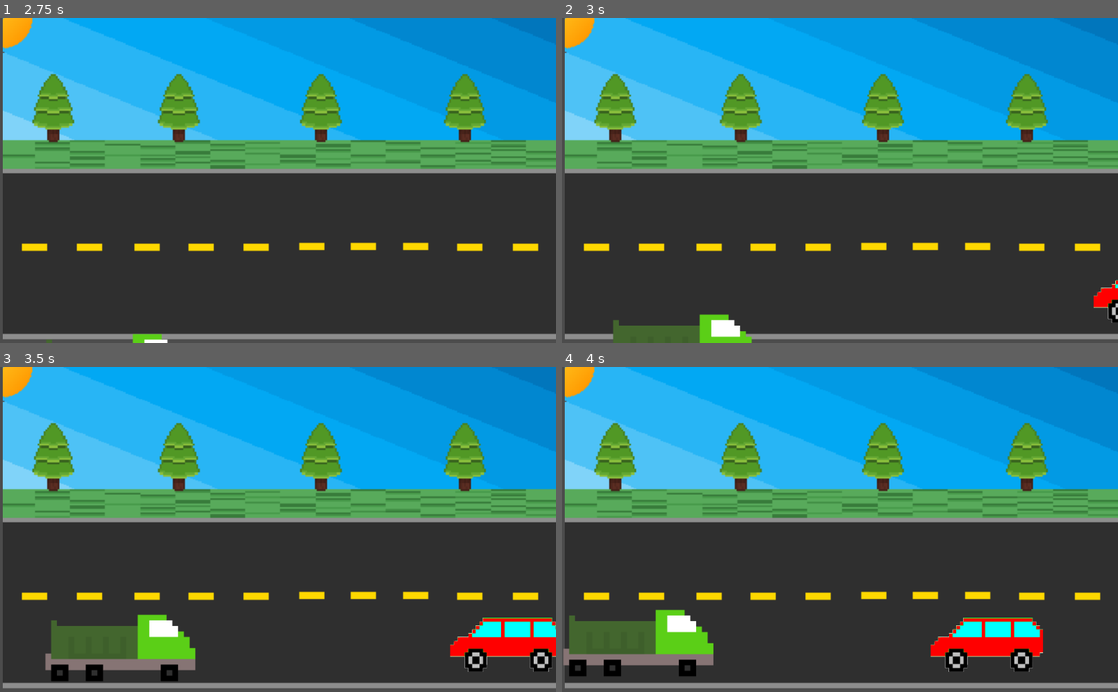
Above: before the commit, frames 1-4 (two rows, left to right).
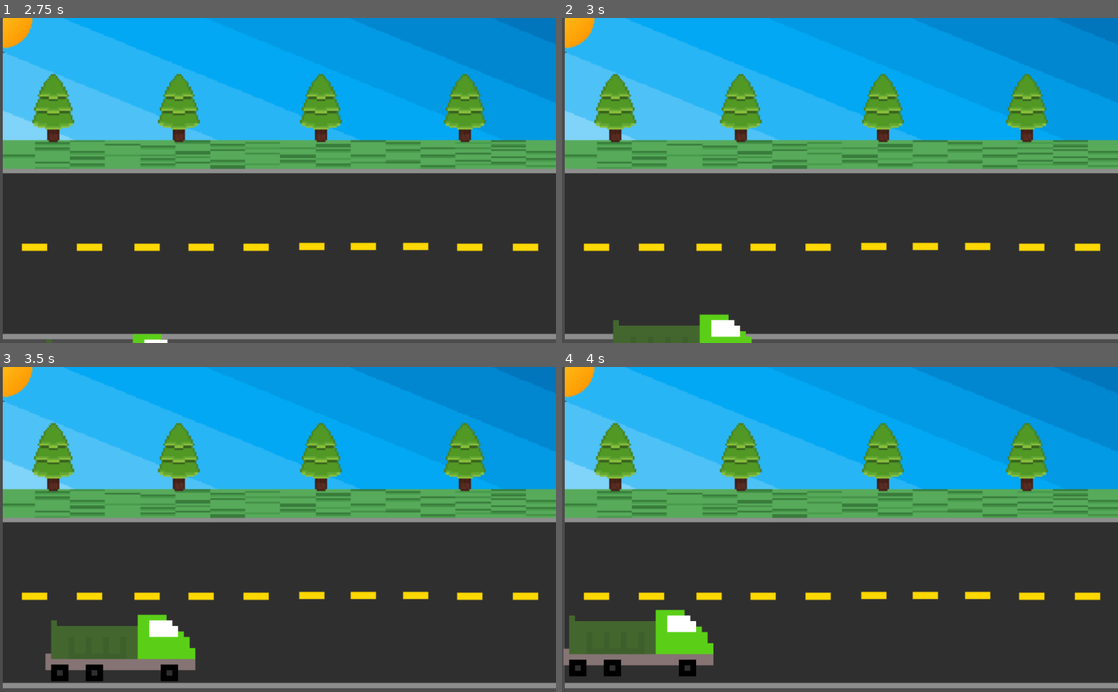
Above: after the commit, the same moments.

Repository: 2023M1T6-Inteli/grupo1
Game: Godot game, scene res://Node2D.tscn
Same seed, same stepped clock (60 frames per second), same inputs: the game is played once before the commit and once after it.
Inputs:
- Up to frame 1 (2.75 s): tap Enter at 0.5 s; hold Right (ui_right) 0.53-1.28 s; hold Down (ui_down) 1.28-2.03 s; hold Right (ui_right) from 2.03 s (still down)
- Up to frame 2 (3 s): release Right (ui_right) at 2.78 s; hold Up (ui_up) from 2.78 s (still down)
- Up to frame 3 (3.5 s): keep holding Up (ui_up)
- Up to frame 4 (4 s): release Up (ui_up) at 3.53 s; hold Left (ui_left) from 3.53 s (still down)

Frame 1 is identical in both runs. In frame 2, 0.3% of the frame differs, in the area x 95-100%, y 80-94%; in frame 3, 2.3%; in frame 4, 2.4%, in the area x 66-87%, y 77-94%.

Commit message:
remove red car

Diff:
--- a/src/JACQUIS/Carro-1png(1).gd
+++ /dev/null
@@ -1,18 +0,0 @@
-extends Sprite
-
-
-# Declare member variables here. Examples:
-# var a = 2
-# var b = "text"
-
-
-# Called when the node enters the scene tree for the first time.
-func _ready():
-	pass # Replace with function body.
-
-
-# Called every frame. 'delta' is the elapsed time since the previous frame.
-func _process(delta):
-
-
-#	pass
--- a/src/JACQUIS/Node2D.gd
+++ b/src/JACQUIS/Node2D.gd
@@ -12,11 +12,6 @@
 
 # executa essa função a cada frame
 func _process(delta):
-	#Faz o carro vermelho ir para a esquerda e reaparecer
-	$carro_red.position.x -= 2*car
-	if ($carro_red.position.x) < -200:
-			$carro_red.position.x = 1700
-
 	#Movimento do caminhão para a direita
 	if Input.is_action_pressed("ui_right"):
 			$Caminhao.position.x += 2*truck
--- a/src/JACQUIS/Node2D.tscn
+++ b/src/JACQUIS/Node2D.tscn
@@ -1,18 +1,14 @@
-[gd_scene load_steps=8 format=2]
+[gd_scene load_steps=6 format=2]
 
 [ext_resource path="res://Node2D.gd" type="Script" id=1]
 [ext_resource path="res://Caminhão-1.png-1.png.png" type="Texture" id=2]
 [ext_resource path="res://pixil-frame-0.png" type="Texture" id=3]
-[ext_resource path="res://carro-1.png (1)-1.png.png" type="Texture" id=5]
 
 [sub_resource type="RectangleShape2D" id=1]
 extents = Vector2( 510.5, 143.5 )
 
 [sub_resource type="RectangleShape2D" id=2]
 extents = Vector2( 137.25, 62.25 )
-
-[sub_resource type="RectangleShape2D" id=4]
-extents = Vector2( 168.29, 74.9649 )
 
 [node name="Node2D" type="Node2D"]
 position = Vector2( 5, 2 )
@@ -44,15 +40,3 @@
 [node name="CollisionShape2D" type="CollisionShape2D" parent="Caminhao"]
 position = Vector2( -119.25, 65.25 )
 shape = SubResource( 2 )
-
-[node name="carro_red" type="KinematicBody2D" parent="."]
-position = Vector2( 2096, 451 )
-scale = Vector2( 0.61976, 0.65894 )
-
-[node name="Carro-1png(1)-1png" type="Sprite" parent="carro_red"]
-position = Vector2( -190.396, 91.0553 )
-texture = ExtResource( 5 )
-
-[node name="CollisionShape2D" type="CollisionShape2D" parent="carro_red"]
-position = Vector2( -189.913, 91.6583 )
-shape = SubResource( 4 )
--- a/src/JACQUIS/new_script.gd
+++ /dev/null
@@ -1,18 +0,0 @@
-extends Node
-
-
-# Declare member variables here. Examples:
-# var a = 2
-# var b = "text"
-
-
-# Called when the node enters the scene tree for the first time.
-func _ready():
-	pass # Replace with function body.
-
-
-# Called every frame. 'delta' is the elapsed time since the previous frame.
-func _process(delta):
-	if Input.is_action_pressed("ui_right"):
-		position
-#	passif Input. is_action_pressed("ui_down"):
Binary file removed: src/JACQUIS/carro-1.png (1)-1.png.png
Not shown, removed: src/JACQUIS/carro-1.png (1)-1.png.png.import
